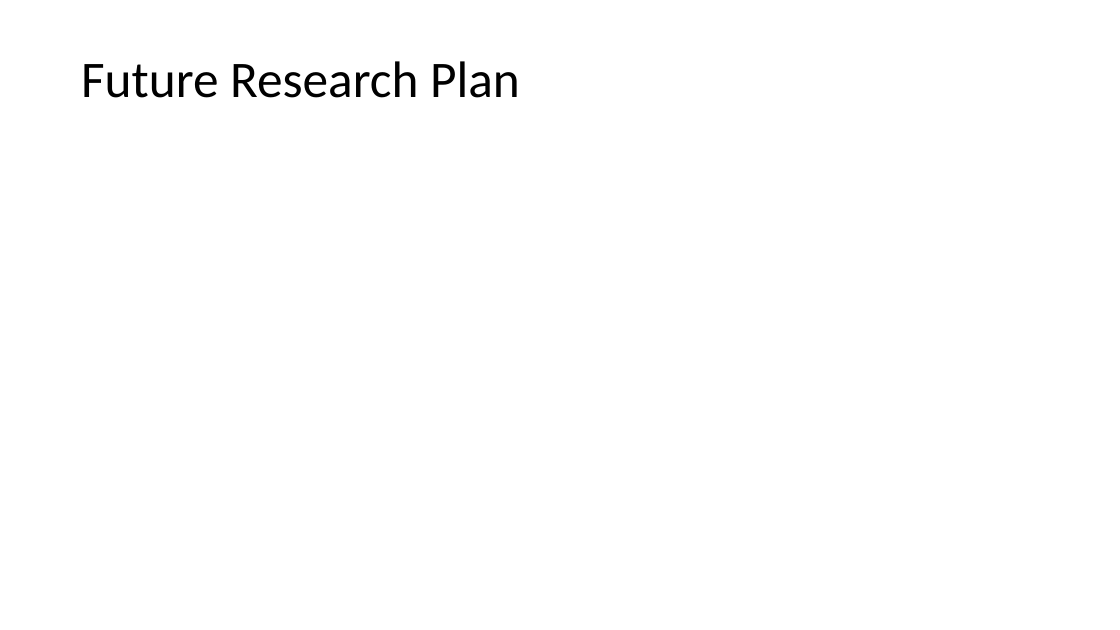
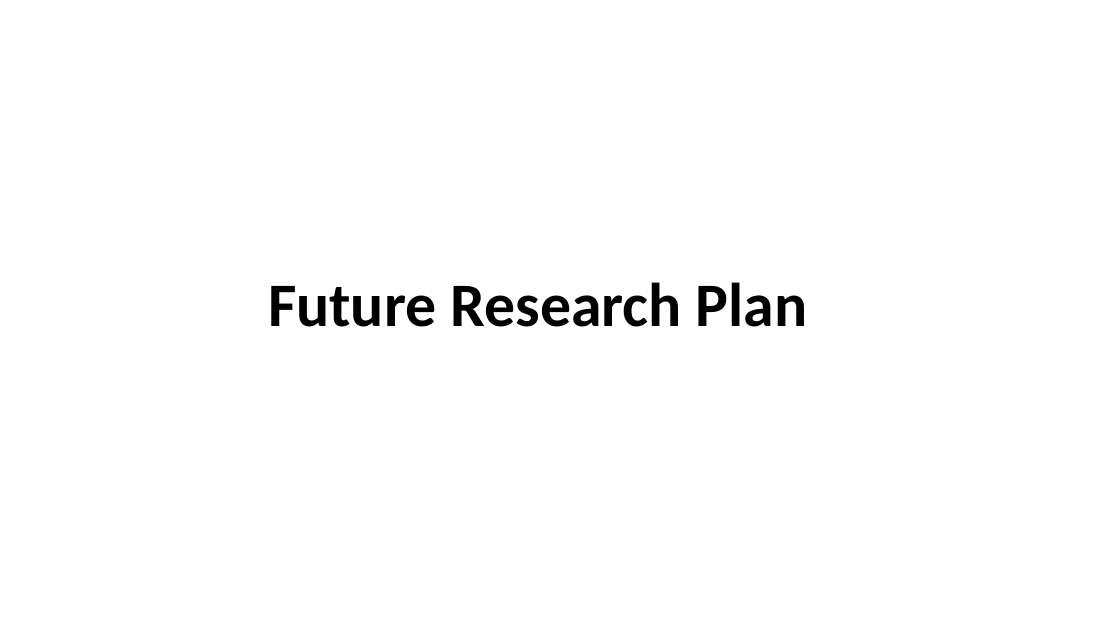
Before and after one commit to LiGaOg/libpmp, a slide deck: slide 22 of proposal.pptx (slide 8 before the commit). Drawn at 1120x630 pixels with LibreOffice and Linux fonts; fonts in the diff are those of the drawing. Boxes give left, top, right and bottom in pixels: in the first picture for what was removed or moved away, otherwise in the second. Text is boxed around its words. In the diff, an @@ line names an element or a change of style, - is before the commit and + after.

```diff
--- a/proposal.pptx
+++ b/proposal.pptx
@@ title "Future Research Plan": place and size @@
-title "Future Research Plan" at (81, 61, 520, 98)
+title "Future Research Plan" at (268, 282, 808, 327)
@@ title "Future Research Plan" at (268, 282, 808, 327): size 44 to 53 pt, bold on @@
```
Also in this commit, not shown: 6 other slides changed, 16 slides added.
